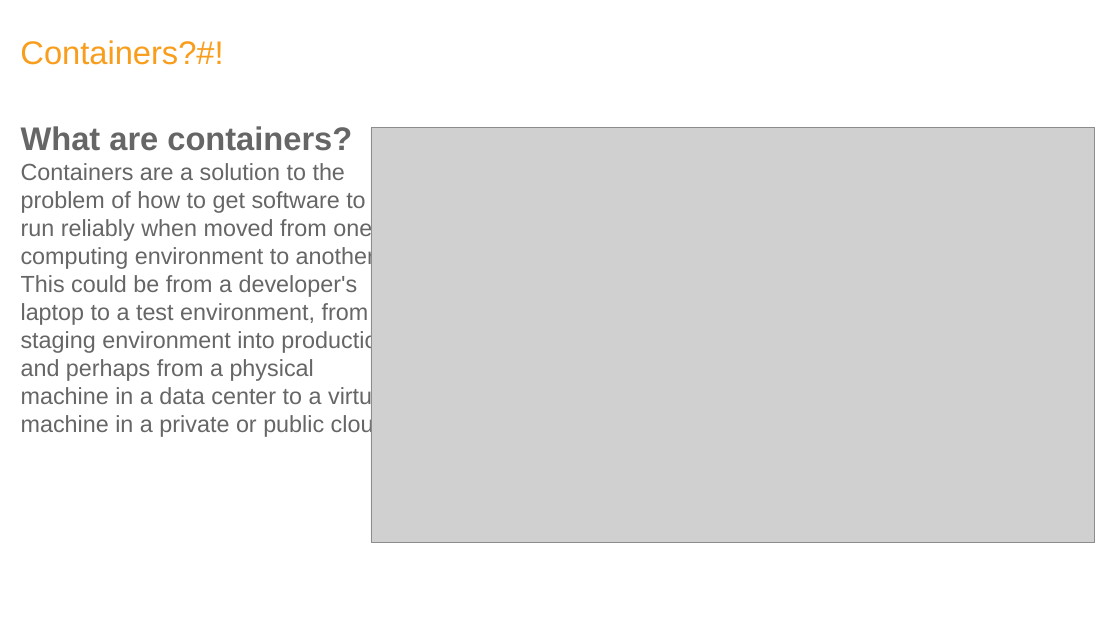
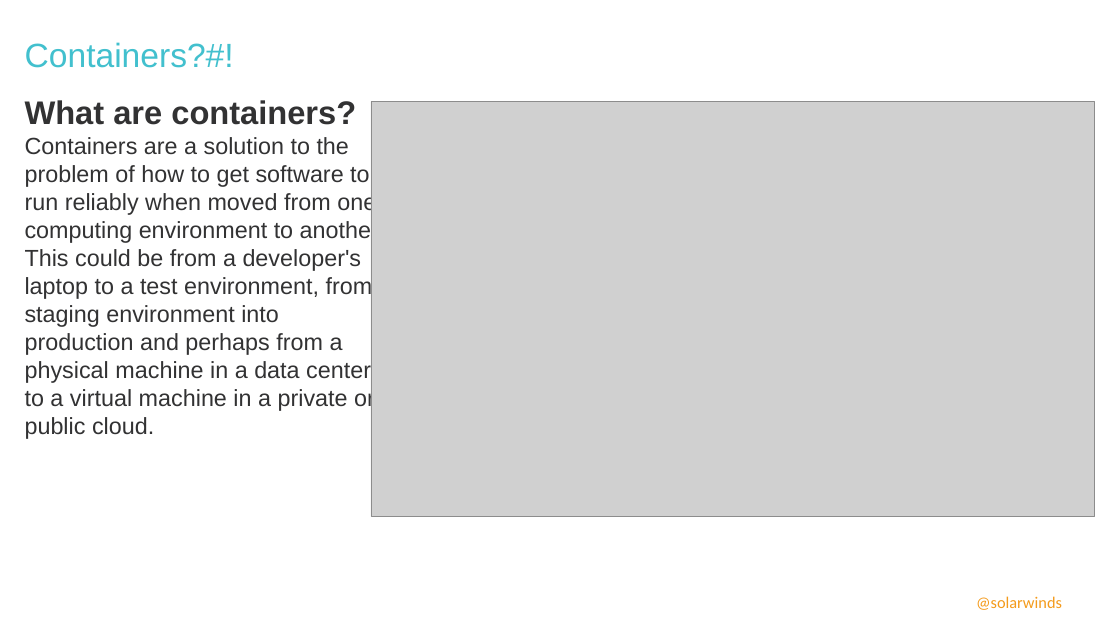
Before and after one commit to ivoklimsa/DockerVSB, a slide deck: slide 3 of ppt/DockerWorkshopVSB.pptx. Drawn at 1120x630 pixels with LibreOffice and Linux fonts; fonts in the diff are those of the drawing; grey boxes stand for pictures; background and template pictures are left out. Boxes give left, top, right and bottom in pixels: in the first picture for what was removed or moved away, otherwise in the second. Text is boxed around its words. In the diff, an @@ line names an element or a change of style, - is before the commit and + after.

Commit message:
Lab-2 Layers fix using different image ppt new template agenda tweak Dockerfile for example +gitignore

```diff
--- a/ppt/DockerWorkshopVSB.pptx
+++ b/ppt/DockerWorkshopVSB.pptx
@@ title "Containers?#!" at [25,42,234,68]: size 28 to 28.8 pt, text colour #F99D1C to #42C0CE; line spacing 0.9 to 1 @@
@@ text "What are containers?": place and size @@
-text "What are containers?" at [21,126,393,437]
+text "What are containers?" at [25,100,384,439]
@@ text "What are containers?" at [25,100,384,439]: text colour #666666 to #323233 @@
@@ picture: place and size @@
-picture at [371,128,1096,543]
+picture at [371,102,1096,517]
@@ text added at [976,596,1062,610], 14 pt, text #F49B1C @@
+@solarwinds
```
Also in this commit, not shown: 14 other slides changed, 1 slide added, 5 other files.
